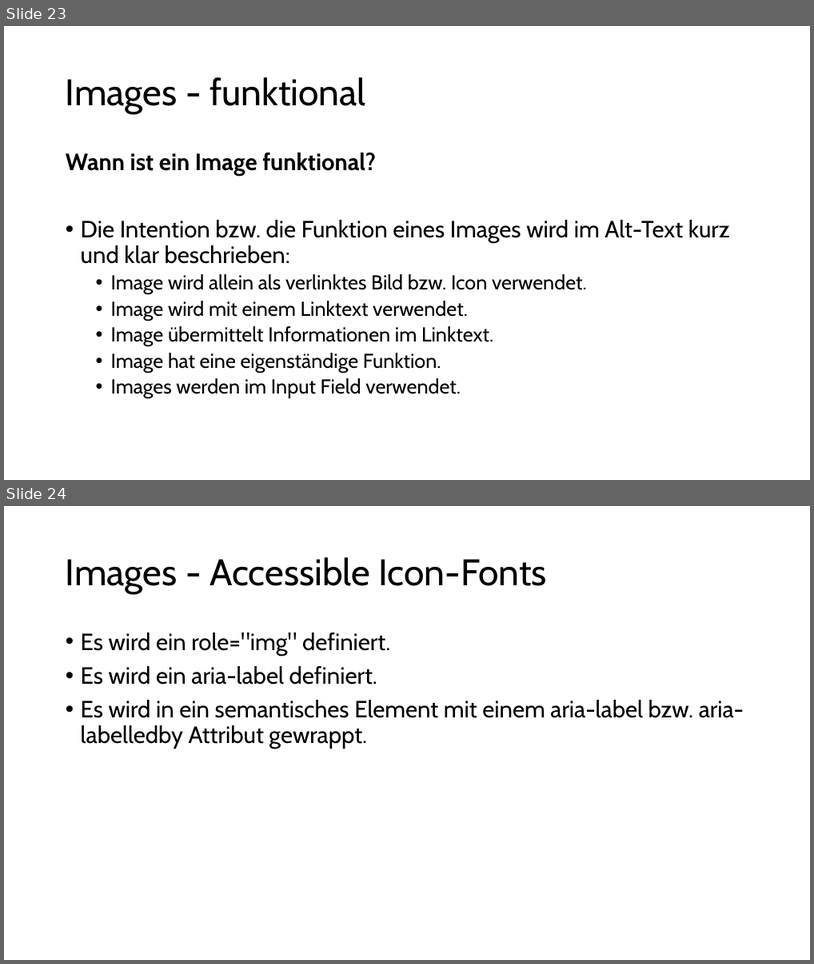
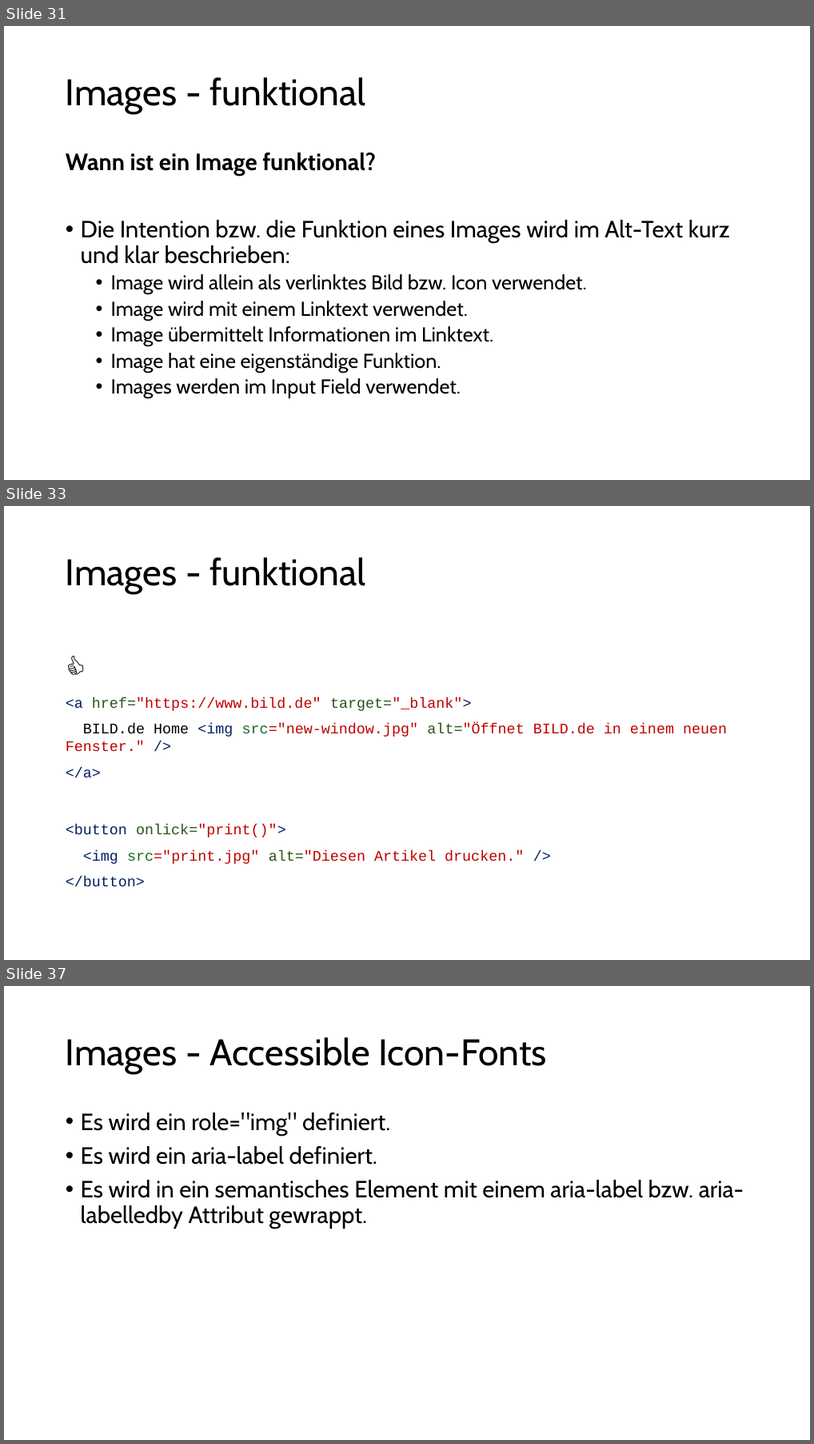
Before and after one commit to aykut-rocks/web-frontend-accessibility-training, a slide deck: Web-Frontend-Accessibility-03.pptx. Shown one above the other, each under a label of ours: slides 23 and 24 before the commit, slides 31, 33 and 37 after it; the slides between them are not shown. The pictures are 814x964 and 814x1444 pixels, drawn with LibreOffice and Linux fonts; fonts in the diff are those of the drawing. Boxes give left, top, right and bottom in pixels: in the first picture for what was removed or moved away, otherwise in the second. Text is boxed around its words. In the diff, an @@ line names an element or a change of style, - is before the commit and + after.

```diff
--- a/Web-Frontend-Accessibility-03.pptx
+++ b/Web-Frontend-Accessibility-03.pptx
@@ slide 33 added at (x1=4, y1=506, x2=810, y2=960), background #FFFFFF @@
@@ title added at (x1=66, y1=557, x2=366, y2=594), 44 pt, text #000000 @@
+Images - funktional
@@ text added at (x1=66, y1=697, x2=727, y2=887), 17.5 pt, text #C00000 @@
+👍
+<a href="https://www.bild.de" target="_blank">
+BILD.de Home <img src="new-window.jpg" alt="Öffnet BILD.de in einem neuen Fenster." />
+</a>
+<button onlick="print()">
+<img src="print.jpg" alt="Diesen Artikel drucken." />
+</button>
@@ what was slide 23 is now slide 31 @@
@@ what was slide 24 is now slide 37 @@
```
Also in this commit, not shown: 8 slides changed, 12 other slides added.
